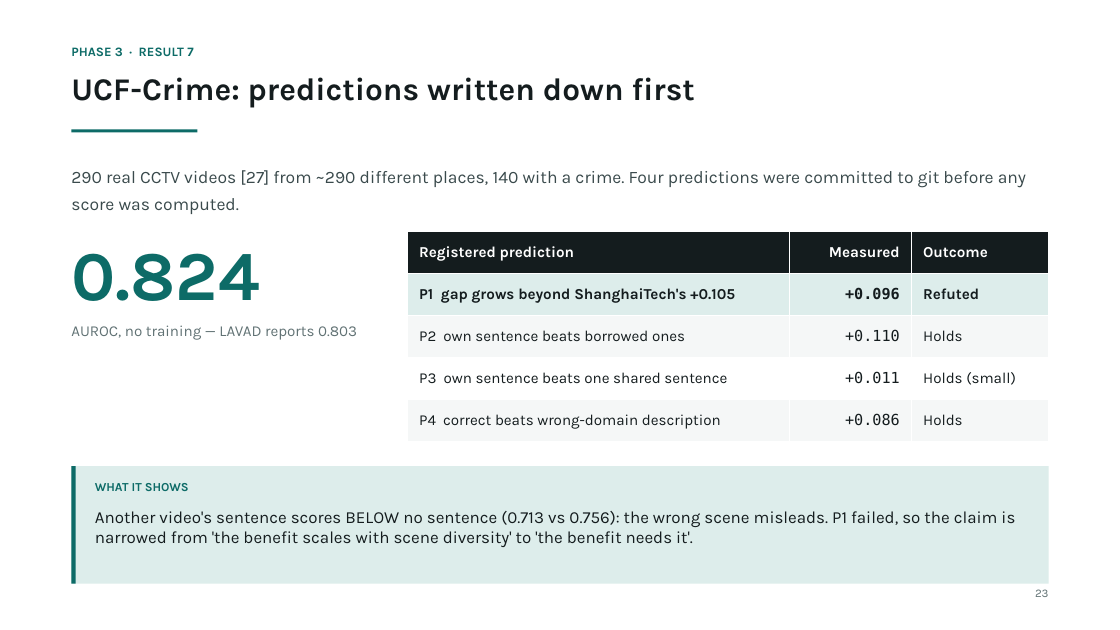
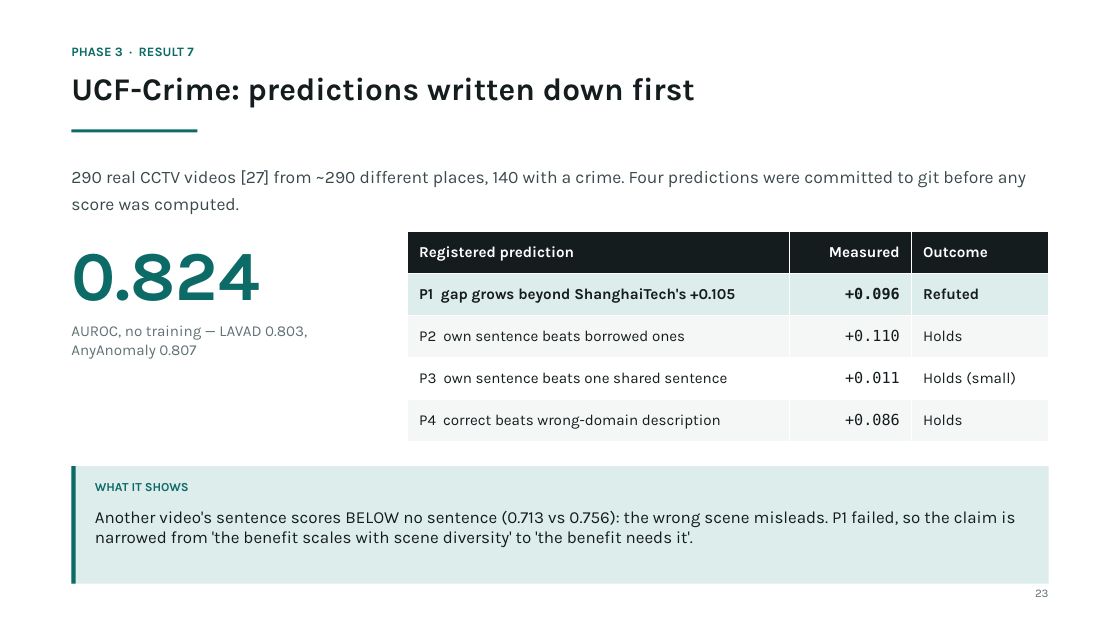
Before and after one commit to prakash-nitc/multimodal-anomaly-detection, a slide deck: slide 24 of docs/06_presentations/DA-ZVAD_Phase3_Review.pptx. Drawn at 1120x630 pixels with LibreOffice and Linux fonts; fonts in the diff are those of the drawing. Boxes give left, top, right and bottom in pixels: in the first picture for what was removed or moved away, otherwise in the second. Text is boxed around its words. In the diff, an @@ line names an element or a change of style, - is before the commit and + after.

Commit message:
Correct LAVAD sampling claim in deck, script and handbook (LAVAD samples every 16th frame too); add AnyAnomaly 80.7 on UCF-Crime; state metric sensitivity on UCF-Crime

```diff
--- a/docs/06_presentations/DA-ZVAD_Phase3_Review.pptx
+++ b/docs/06_presentations/DA-ZVAD_Phase3_Review.pptx
@@ text at (x1=71, y1=325, x2=307, y2=359): text changed @@
-AUROC, no training — LAVAD reports 0.803
+AUROC, no training — LAVAD 0.803, AnyAnomaly 0.807
```
Also in this commit, not shown: 3 other slides changed, 5 other files.
